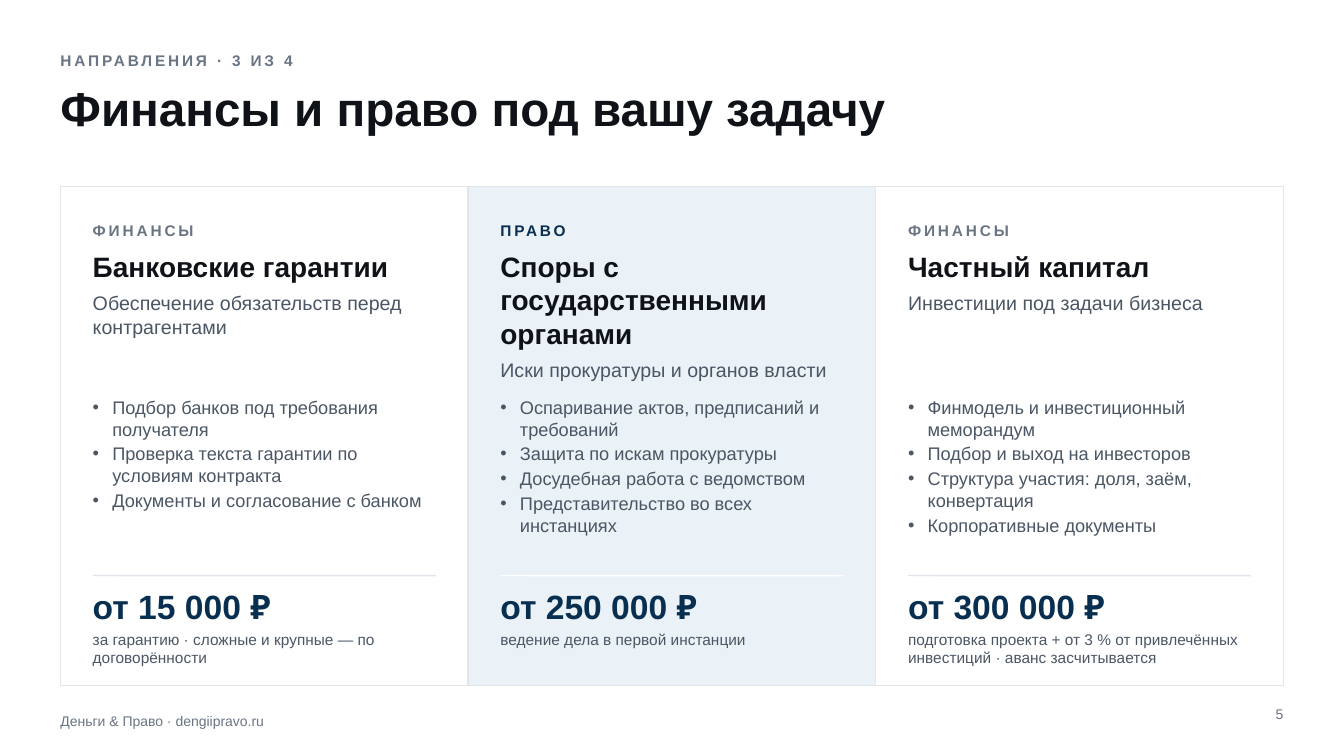
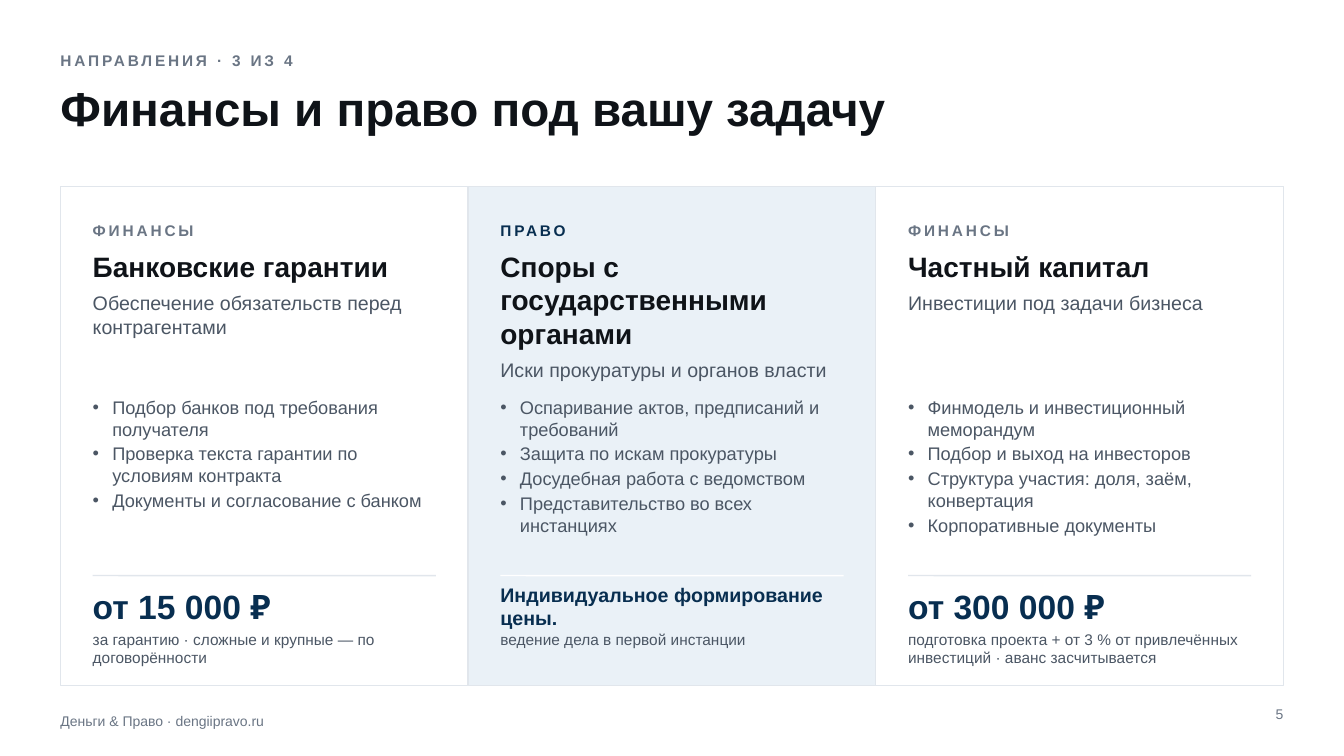
Before and after one commit to khokhlovvi/dengiipravo, a slide deck: slide 5 of 06 Кейсы и услуги/Прайс услуг.pptx. Drawn at 1344x756 pixels with LibreOffice and Linux fonts; fonts in the diff are those of the drawing. Boxes give left, top, right and bottom in pixels: in the first picture for what was removed or moved away, otherwise in the second. Text is boxed around its words. In the diff, an @@ line names an element or a change of style, - is before the commit and + after.

```diff
--- a/06 Кейсы и услуги/Прайс услуг.pptx
+++ b/06 Кейсы и услуги/Прайс услуг.pptx
@@ text at [500,587,823,629]: text changed; size 24 to 14 pt @@
-от 250 000 ₽
+Индивидуальное формирование цены.
```
Also in this commit, not shown: 3 other slides changed, 4 other files.
